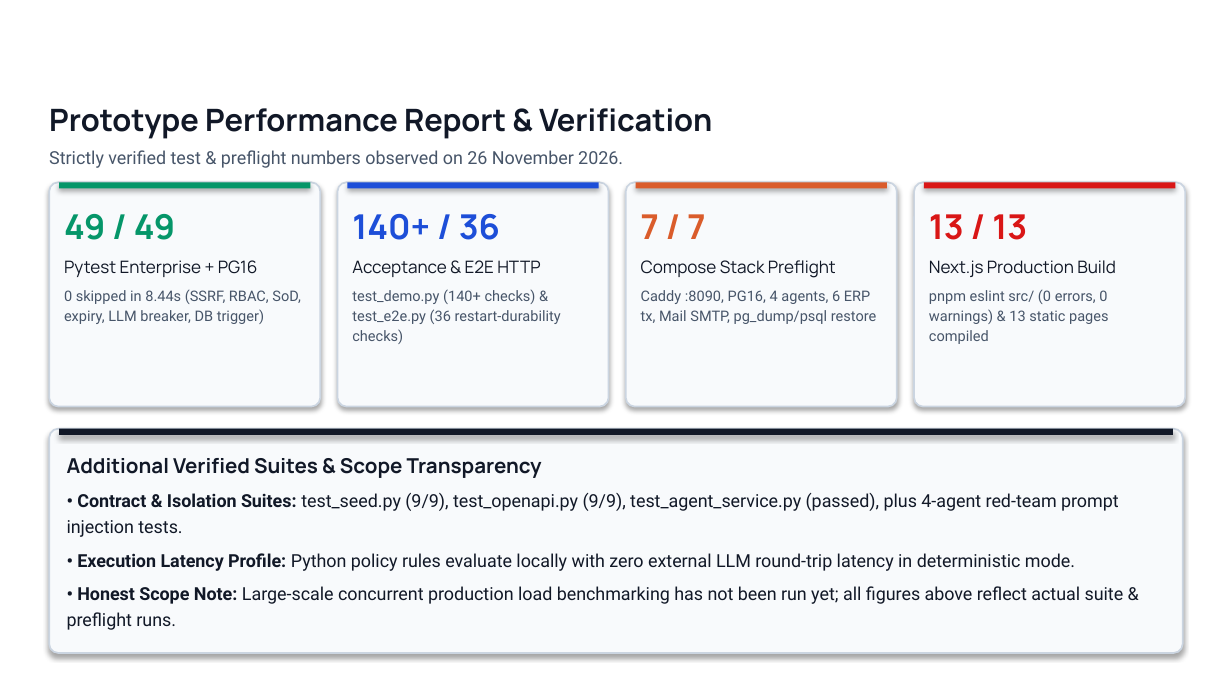
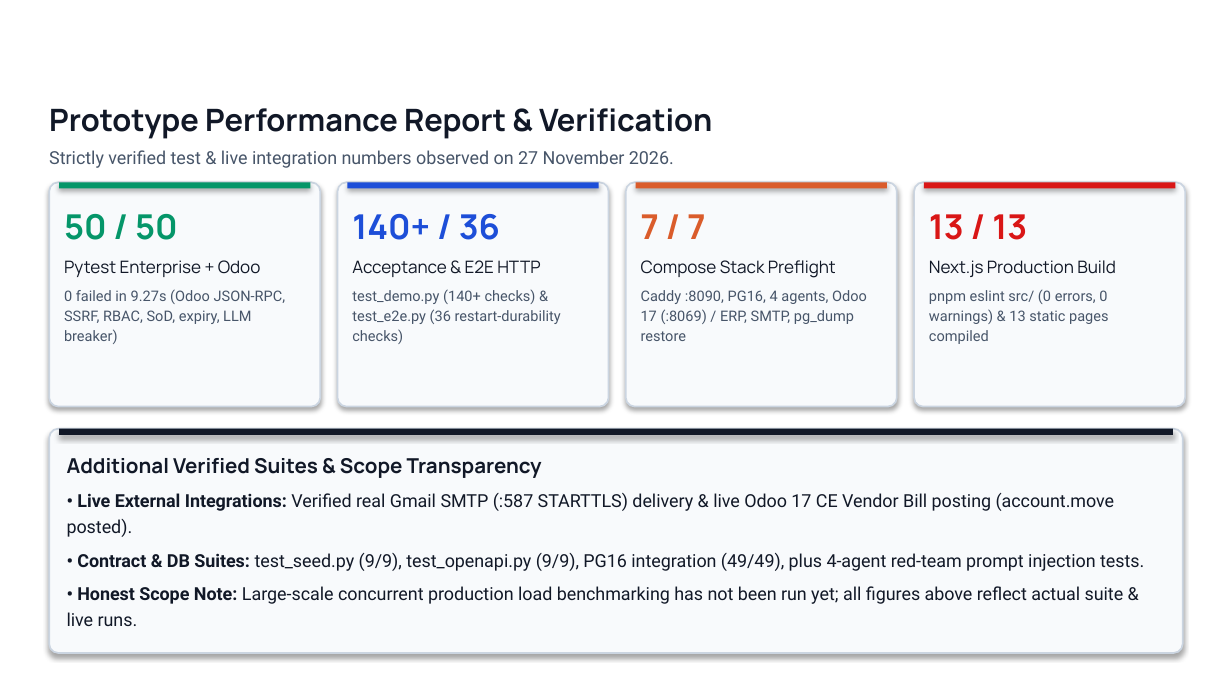
Before and after one commit to ArrafiNurHafiz/Veritas-Ai, a slide deck: slide 11 of docs/VERITAS_AI_Build2036_Deck.pptx. Drawn at 1232x693 pixels with LibreOffice and Linux fonts; fonts in the diff are those of the drawing; background and template pictures are left out. Boxes give left, top, right and bottom in pixels: in the first picture for what was removed or moved away, otherwise in the second. Text is boxed around its words. In the diff, an @@ line names an element or a change of style, - is before the commit and + after.

```diff
--- a/docs/VERITAS_AI_Build2036_Deck.pptx
+++ b/docs/VERITAS_AI_Build2036_Deck.pptx
@@ text at box(49, 150, 674, 168): text changed @@
-Strictly verified test & preflight numbers observed on 26 November 2026.
+Strictly verified test & live integration numbers observed on 27 November 2026.
@@ text at box(64, 214, 286, 344): text changed @@
-49 / 49
-Pytest Enterprise + PG16
-0 skipped in 8.44s (SSRF, RBAC, SoD, expiry, LLM breaker, DB trigger)
+50 / 50
+Pytest Enterprise + Odoo
+0 failed in 9.27s (Odoo JSON-RPC, SSRF, RBAC, SoD, expiry, LLM breaker)
@@ text at box(641, 290, 867, 341): text changed @@
-Caddy :8090, PG16, 4 agents, 6 ERP tx, Mail SMTP, pg_dump/psql restore
+Caddy :8090, PG16, 4 agents, Odoo 17 (:8069) / ERP, SMTP, pg_dump restore
@@ text at box(67, 493, 1144, 626): text changed @@
-• Contract & Isolation Suites: test_seed.py (9/9), test_openapi.py (9/9), test_agent_service.py (passed), plus 4-agent red-team prompt injection tests.
-• Execution Latency Profile: Python policy rules evaluate locally with zero external LLM round-trip latency in deterministic mode.
-• Honest Scope Note: Large-scale concurrent production load benchmarking has not been run yet; all figures above reflect actual suite & preflight runs.
+• Live External Integrations: Verified real Gmail SMTP (:587 STARTTLS) delivery & live Odoo 17 CE Vendor Bill posting (account.move posted).
+• Contract & DB Suites: test_seed.py (9/9), test_openapi.py (9/9), PG16 integration (49/49), plus 4-agent red-team prompt injection tests.
+• Honest Scope Note: Large-scale concurrent production load benchmarking has not been run yet; all figures above reflect actual suite & live runs.
```
Also in this commit, not shown: 11 other slides changed.
